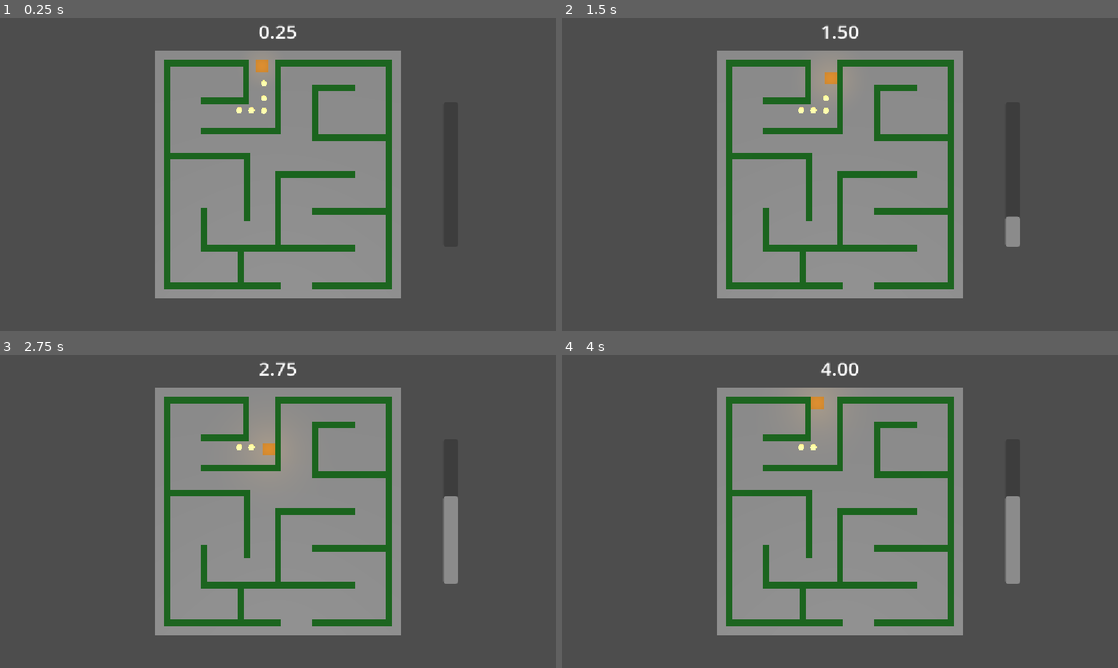
Above: before the commit, frames 1-4 (two rows, left to right).
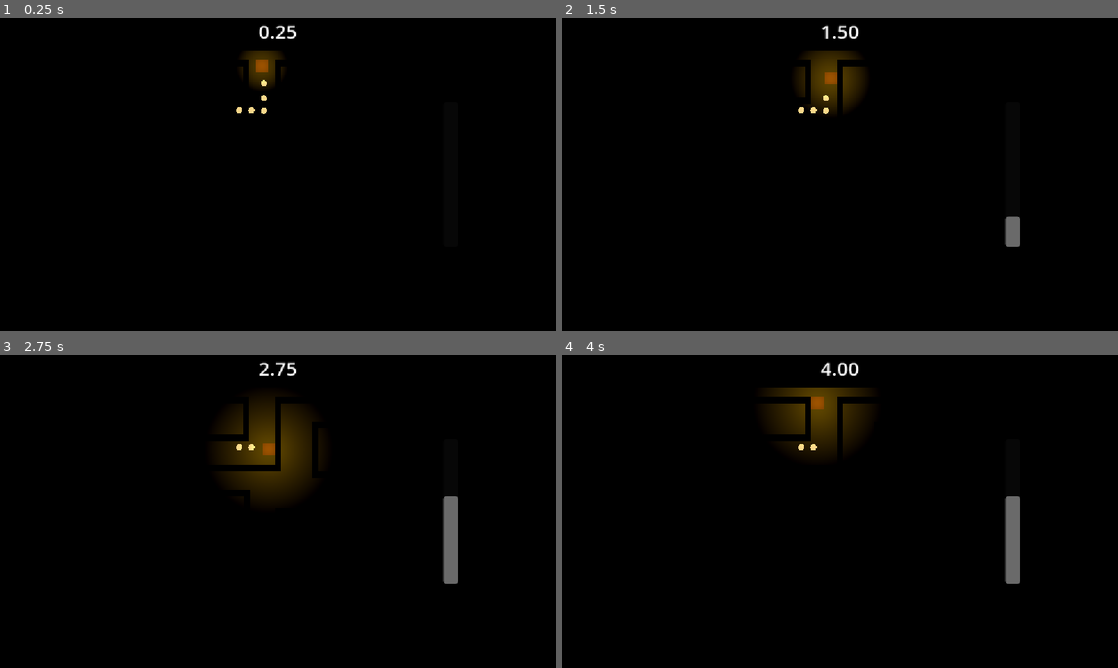
Above: after the commit, the same moments.

Repository: danijmoss/LightMaze
Game: Godot game, scene res://Scenes/main.tscn
Two runs of this game, one before a commit and one after it. Both use one fixed random seed, a clock stepped at 60 frames per second and the inputs below.
Inputs:
- Up to frame 1 (0.25 s): no input
- Up to frame 2 (1.5 s): hold Right (ui_right) 0.53-1.28 s; hold Down (ui_down) from 1.28 s (still down)
- Up to frame 3 (2.75 s): release Down (ui_down) at 2.03 s; hold Right (ui_right) from 2.03 s (still down)
- Up to frame 4 (4 s): release Right (ui_right) at 2.78 s; hold Up (ui_up) 2.78-3.53 s; hold Left (ui_left) from 3.53 s (still down)

The runs differ from the first frame. In frame 1, 100% of the frame differs, in the area x 0-100%, y 0-100%; in frame 2, 100%; in frame 3, 100%; in frame 4, 100%.

Commit message:
Turn down light. Added new Environment. Made environment color black.

Diff:
--- a/Scenes/main.tscn
+++ b/Scenes/main.tscn
@@ -15,6 +15,9 @@
 [sub_resource type="BoxShape3D" id="BoxShape3D_75tvu"]
 size = Vector3(3, 2, 1.5)
 
+[sub_resource type="Environment" id="Environment_xwulq"]
+background_mode = 1
+
 [node name="Main" type="Node" unique_id=593952978]
 script = ExtResource("1_jjvhh")
 
@@ -40,6 +43,7 @@
 
 [node name="DirectionalLight3D" type="DirectionalLight3D" parent="." unique_id=1161116856]
 transform = Transform3D(1, 0, 0, 0, 0.49999997, 0.86602545, 0, -0.86602545, 0.49999997, 0, 0, 0)
+light_energy = 0.0
 
 [node name="Maze" type="Node3D" parent="." unique_id=1931189685]
 
@@ -319,6 +323,9 @@
 [node name="Sparkle5" parent="." unique_id=1828559031 instance=ExtResource("5_kry3j")]
 transform = Transform3D(1, 0, 0, 0, 1, 0, 0, 0, 1, -3.145, 1, -5.2045045)
 
+[node name="WorldEnvironment" type="WorldEnvironment" parent="." unique_id=832905336]
+environment = SubResource("Environment_xwulq")
+
 [connection signal="body_entered" from="Goal" to="." method="_on_goal_body_entered"]
 [connection signal="pressed" from="HUD/ResultPanel/ButtonRow/YesButton" to="." method="_on_yes_button_pressed"]
 [connection signal="pressed" from="HUD/ResultPanel/ButtonRow/NoButton" to="." method="_on_no_button_pressed"]
